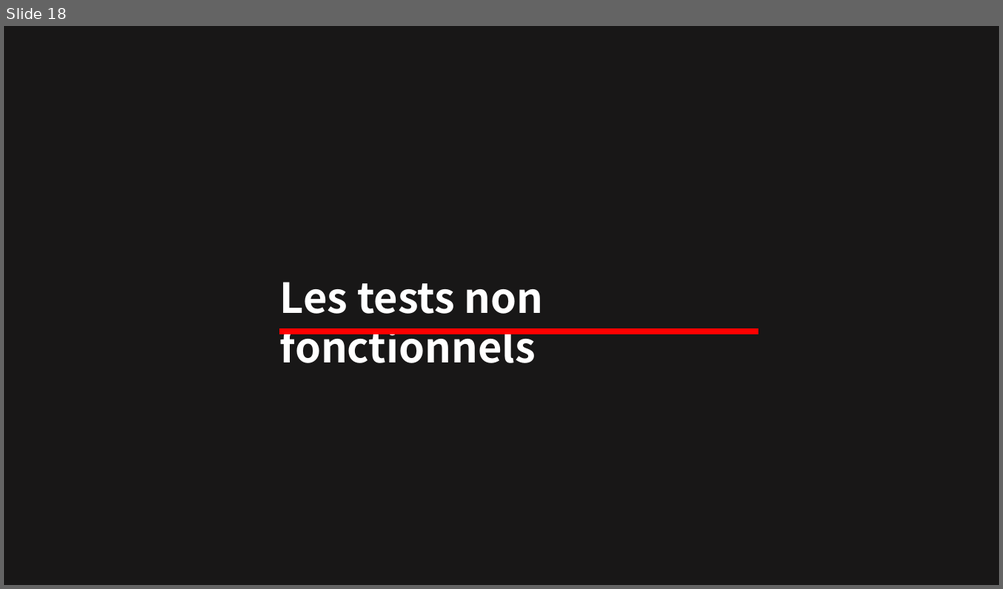
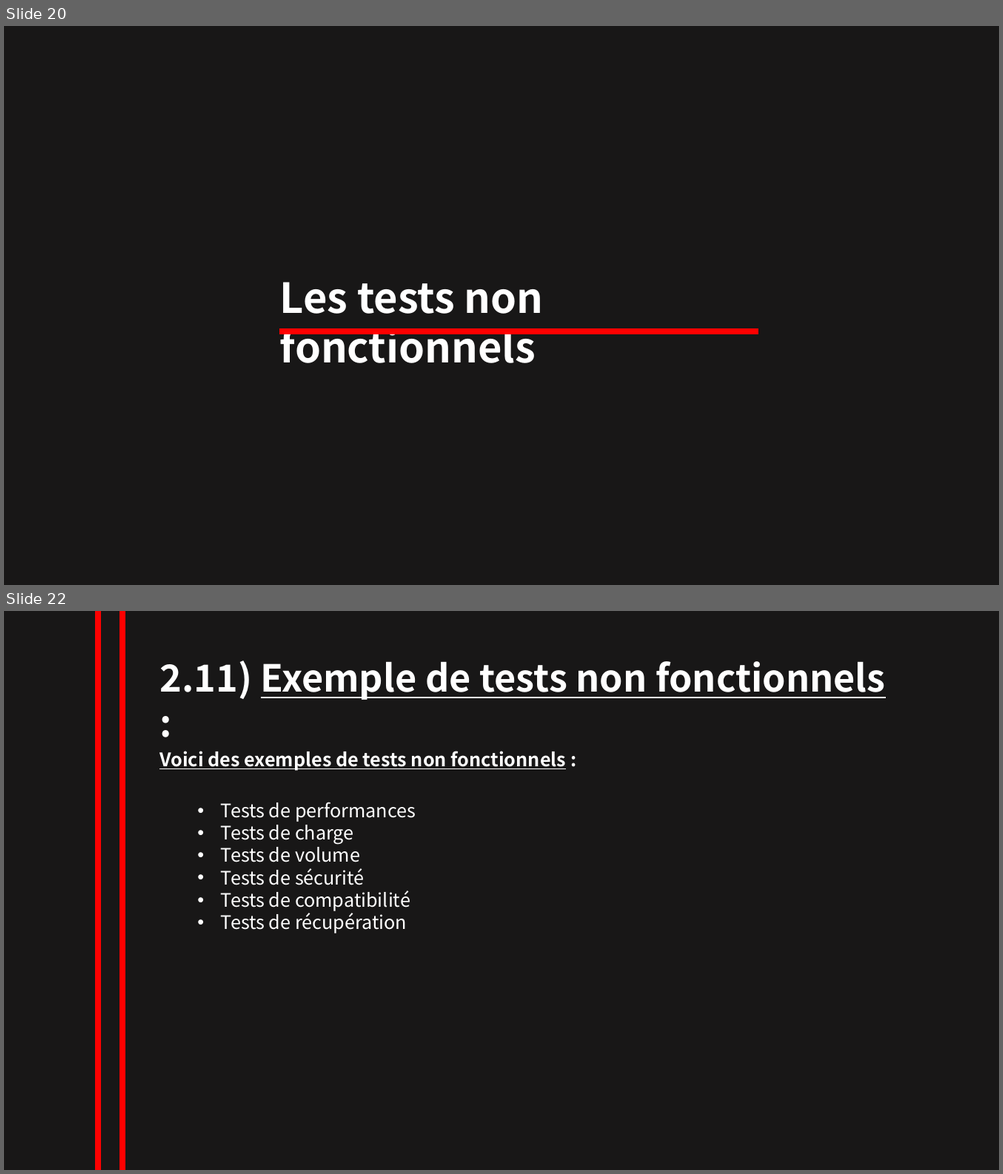
Before and after one commit to NesrineZitouni11/nesrine_zitouni, a slide deck: TRAVAUX/powerpointRevisionISTQB.pptx. Shown one above the other, each under a label of ours: slide 18 before the commit, slides 20 and 22 after it; the slides between them are not shown. The pictures are 1003x589 and 1003x1174 pixels, drawn with LibreOffice and Linux fonts; fonts in the diff are those of the drawing. Boxes give left, top, right and bottom in pixels: in the first picture for what was removed or moved away, otherwise in the second. Text is boxed around its words. In the diff, an @@ line names an element or a change of style, - is before the commit and + after.

```diff
--- a/TRAVAUX/powerpointRevisionISTQB.pptx
+++ b/TRAVAUX/powerpointRevisionISTQB.pptx
@@ slide 22 added at box(4, 611, 999, 1170), background #181717 @@
@@ line added from (98, 611) to (98, 1170), #FF0000 6 pt @@
@@ line added from (122, 611) to (122, 1170), #FF0000 6 pt @@
@@ text added at box(159, 661, 885, 700), 36 pt, text #FFFFFF, bold, underline @@
+2.11) Exemple de tests non fonctionnels :
@@ text added at box(159, 751, 566, 771), 18 pt, text #FFFFFF, bold, underline @@
+Voici des exemples de tests non fonctionnels :
@@ text added at box(221, 802, 415, 934), 18 pt, text #FFFFFF @@
+• Tests de performances
+• Tests de charge
+• Tests de volume
+• Tests de sécurité
+• Tests de compatibilité
+• Tests de récupération
@@ what was slide 18 is now slide 20 @@
```
Also in this commit, not shown: 1 slide changed, 8 other slides added, 1 slide removed.
